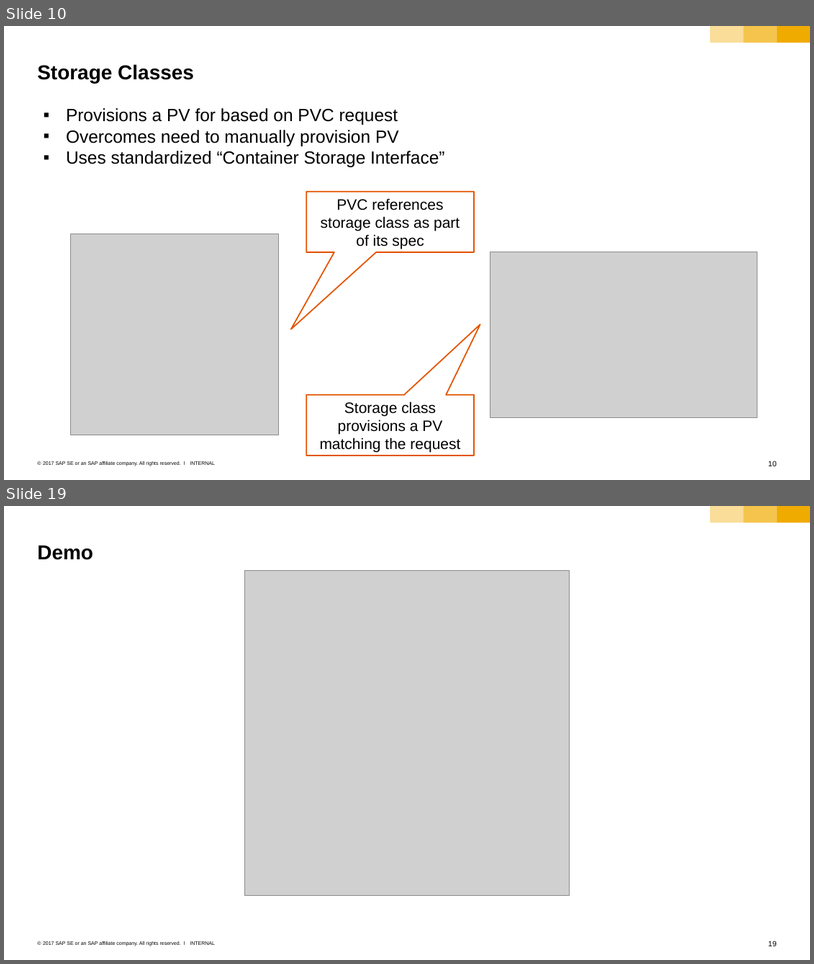
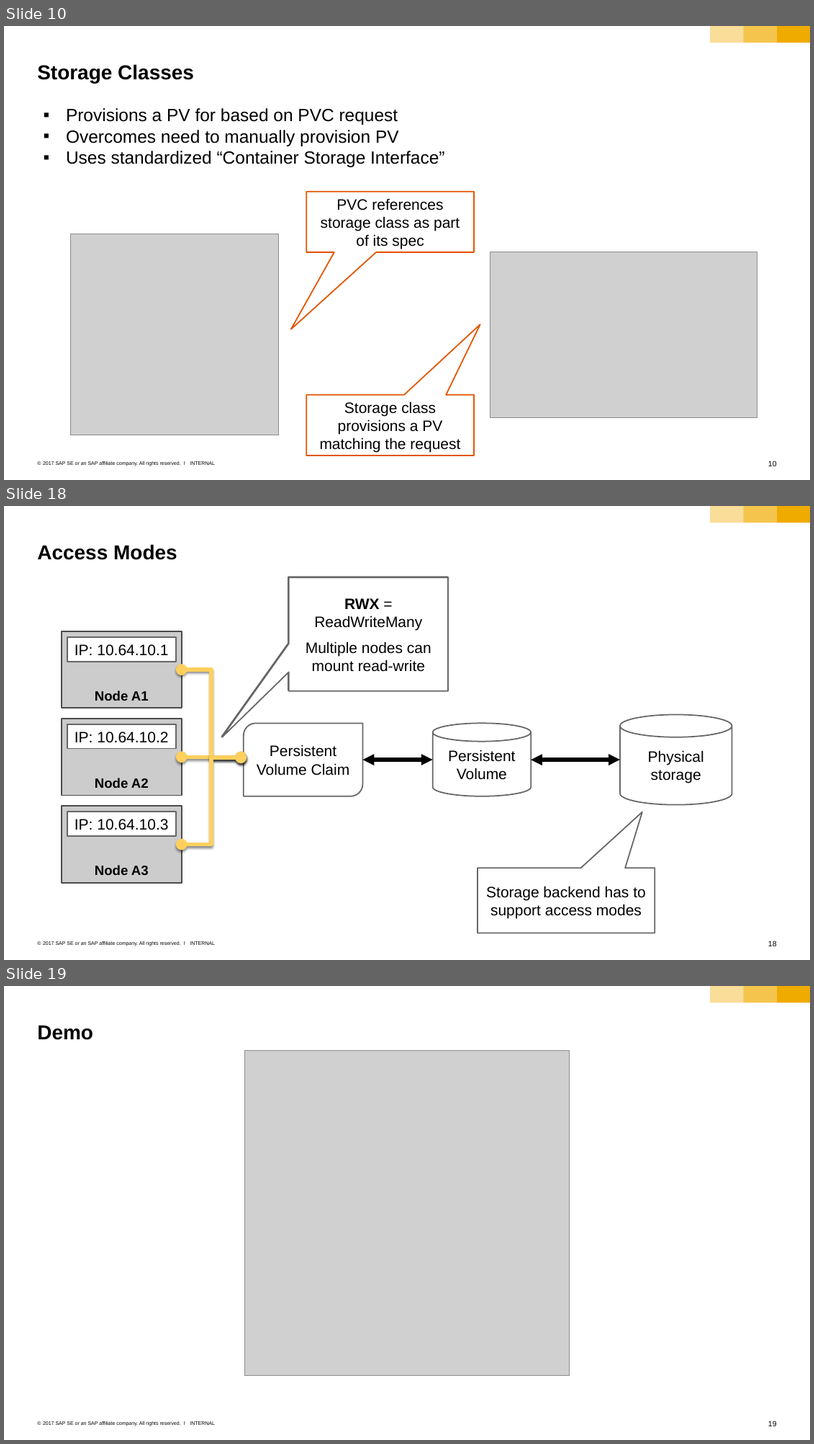
Before and after one commit to sriramrokkam/k8s-training, a slide deck: kubernetes/05_persistence.pptx. Shown one above the other, each under a label of ours: slides 10 and 19 before the commit, slides 10, 18 and 19 after it; the slides between them are not shown. The pictures are 814x964 and 814x1444 pixels, drawn with LibreOffice and Linux fonts; fonts in the diff are those of the drawing; grey boxes stand for pictures. Boxes give left, top, right and bottom in pixels: in the first picture for what was removed or moved away, otherwise in the second. Text is boxed around its words. In the diff, an @@ line names an element or a change of style, - is before the commit and + after.

```diff
--- a/kubernetes/05_persistence.pptx
+++ b/kubernetes/05_persistence.pptx
@@ slide 18 added at (x1=4, y1=506, x2=810, y2=960), background #FFFFFF; not listed: 6 template elements that a slide beside it also shows @@
@@ title added at (x1=37, y1=544, x2=178, y2=560), 24 pt, text #000000, bold @@
+Access Modes
@@ speech box added at (x1=288, y1=577, x2=448, y2=690), fill #FFFFFF, outline #666666 1.5 pt, 18 pt, text #000000 @@
+RWO = read-write once
+Only 1 pod can mount the PVC
@@ speech box added at (x1=288, y1=577, x2=447, y2=690), fill #FFFFFF, outline #666666 1.5 pt, 18 pt, text #000000 @@
+ROX = read-only many
+Multiple pods can mount read-only or 1 pod read-write
@@ speech box added at (x1=288, y1=577, x2=448, y2=690), fill #FFFFFF, outline #666666 1.5 pt, 18 pt, text #000000 @@
+RWX = ReadWriteMany
+Multiple nodes can mount read-write
@@ rectangle added at (x1=62, y1=631, x2=182, y2=708), fill #CCCCCC, outline #4B4B4B 1.5 pt, 16 pt, text #000000, bold @@
+Node A1
@@ rectangle added at (x1=67, y1=637, x2=175, y2=662), fill #FFFFFF, outline #666666 1.5 pt, 18 pt, text #000000 @@
+IP: 10.64.10.1
@@ elbow double arrow added from (241, 757) to (182, 669), #FFD05D 4.5 pt @@
@@ rectangle added at (x1=62, y1=718, x2=182, y2=795), fill #CCCCCC, outline #4B4B4B 1.5 pt, 16 pt, text #000000, bold @@
+Node A2
@@ cylinder added at (x1=620, y1=715, x2=732, y2=805), fill #FFFFFF, outline #666666 1.5 pt, 18 pt, text #000000 @@
+Physical storage
@@ rectangle added at (x1=67, y1=724, x2=175, y2=749), fill #FFFFFF, outline #666666 1.5 pt, 18 pt, text #000000 @@
+IP: 10.64.10.2
@@ round diag rect added at (x1=243, y1=723, x2=363, y2=796), fill #FFFFFF, outline #666666 1.5 pt, 18 pt, text #000000 @@
+Persistent Volume Claim
@@ cylinder added at (x1=432, y1=723, x2=531, y2=796), fill #FFFFFF, outline #666666 1.5 pt, 18 pt, text #000000 @@
+Persistent Volume
@@ elbow double arrow added from (241, 757) to (182, 757), #FFD05D 4.5 pt @@
@@ elbow double arrow added from (241, 757) to (182, 844), #FFD05D 4.5 pt @@
@@ elbow double arrow added from (363, 759) to (432, 759), #000000 4.5 pt @@
@@ elbow double arrow added from (531, 759) to (620, 759), #000000 4.5 pt @@
@@ rectangle added at (x1=62, y1=806, x2=182, y2=882), fill #CCCCCC, outline #4B4B4B 1.5 pt, 16 pt, text #000000, bold @@
+Node A3
@@ rectangle added at (x1=67, y1=811, x2=175, y2=836), fill #FFFFFF, outline #666666 1.5 pt, 18 pt, text #000000 @@
+IP: 10.64.10.3
@@ speech box added at (x1=477, y1=867, x2=654, y2=932), fill #FFFFFF, outline #666666 1.5 pt, 18 pt, text #000000 @@
+Storage backend has to support access modes
```
Also in this commit, not shown: 7 slides changed, 2 other slides added, 3 slides removed, 8 other files.
